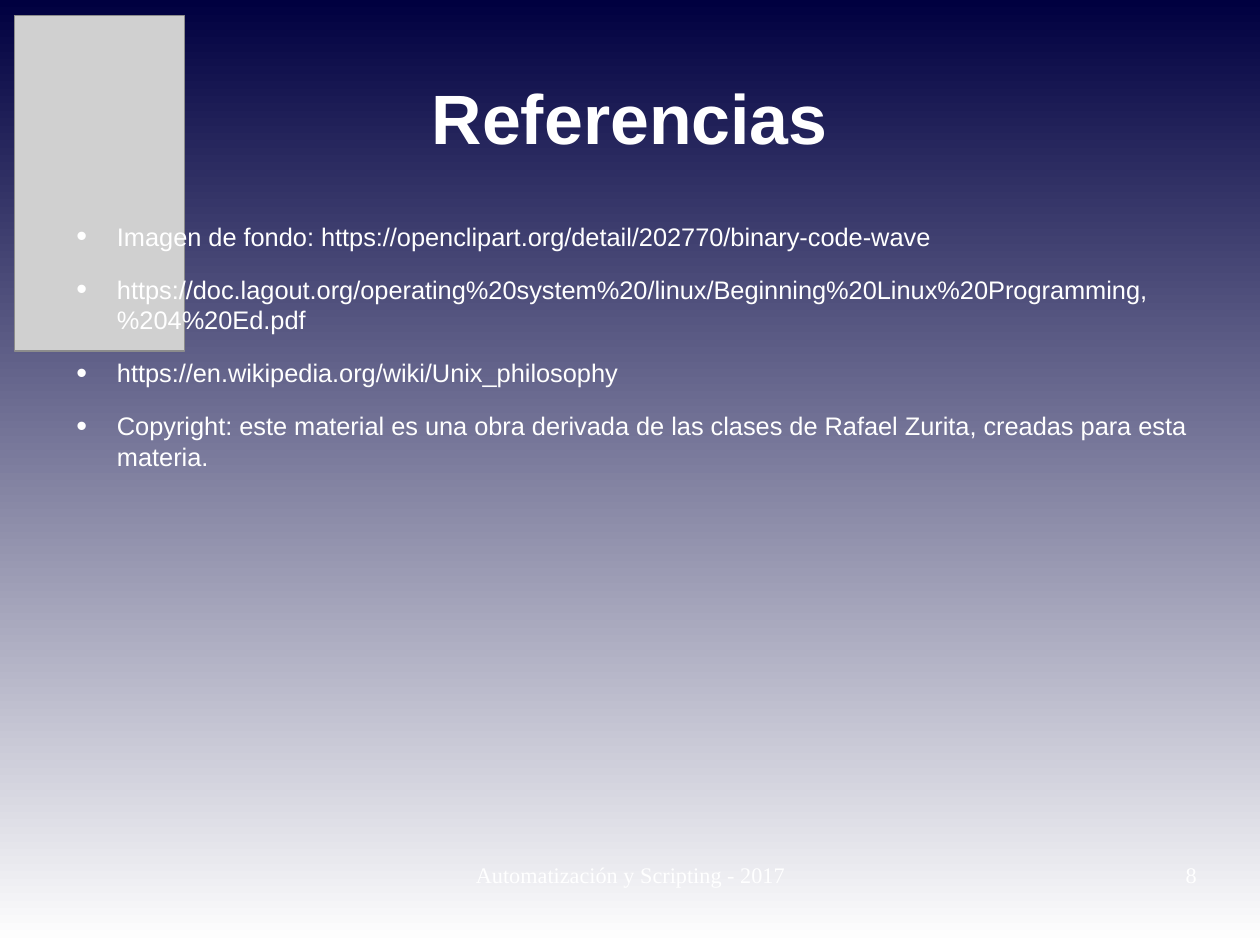
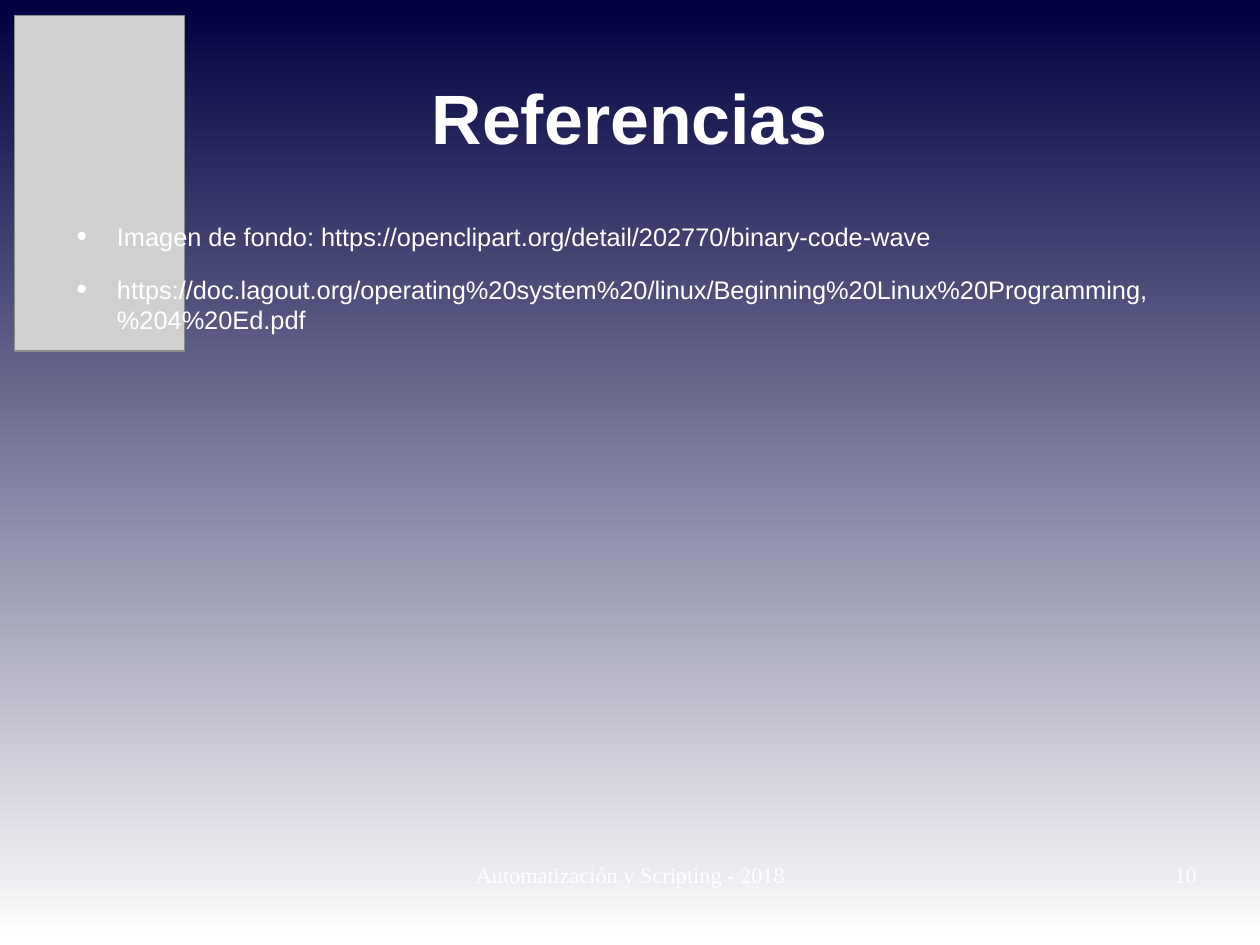
Before and after one commit to niniadcobre/-AutoyScripting, a slide deck: slide 10 of clases/AYS_clase05.odp (slide 8 before the commit). Drawn at 1260x945 pixels with LibreOffice and Linux fonts; fonts in the diff are those of the drawing; grey boxes stand for pictures. Boxes give left, top, right and bottom in pixels: in the first picture for what was removed or moved away, otherwise in the second. Text is boxed around its words. In the diff, an @@ line names an element or a change of style, - is before the commit and + after.

```diff
--- a/clases/AYS_clase05.odp
+++ b/clases/AYS_clase05.odp
@@ text at [117,363,1186,466]: paragraphs removed @@
-• https://en.wikipedia.org/wiki/Unix_philosophy
-• Copyright: este material es una obra derivada de las clases de Rafael Zurita, creadas para esta materia.
```
Also in this commit, not shown: 4 other slides changed, 5 slides added, 3 slides removed, 8 other files.
